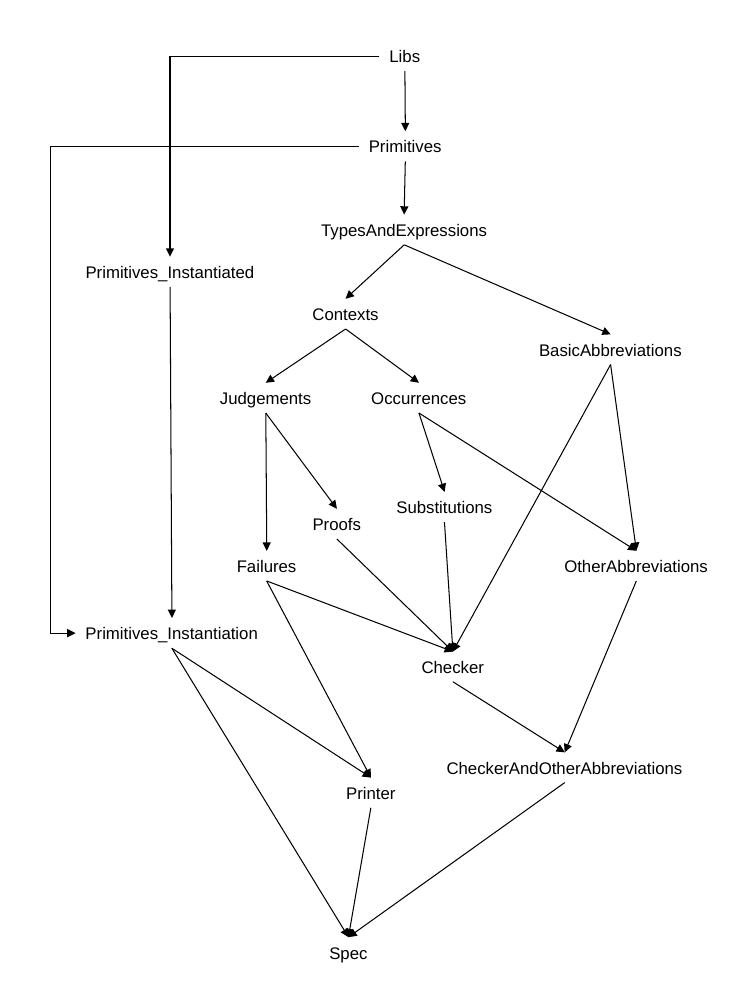
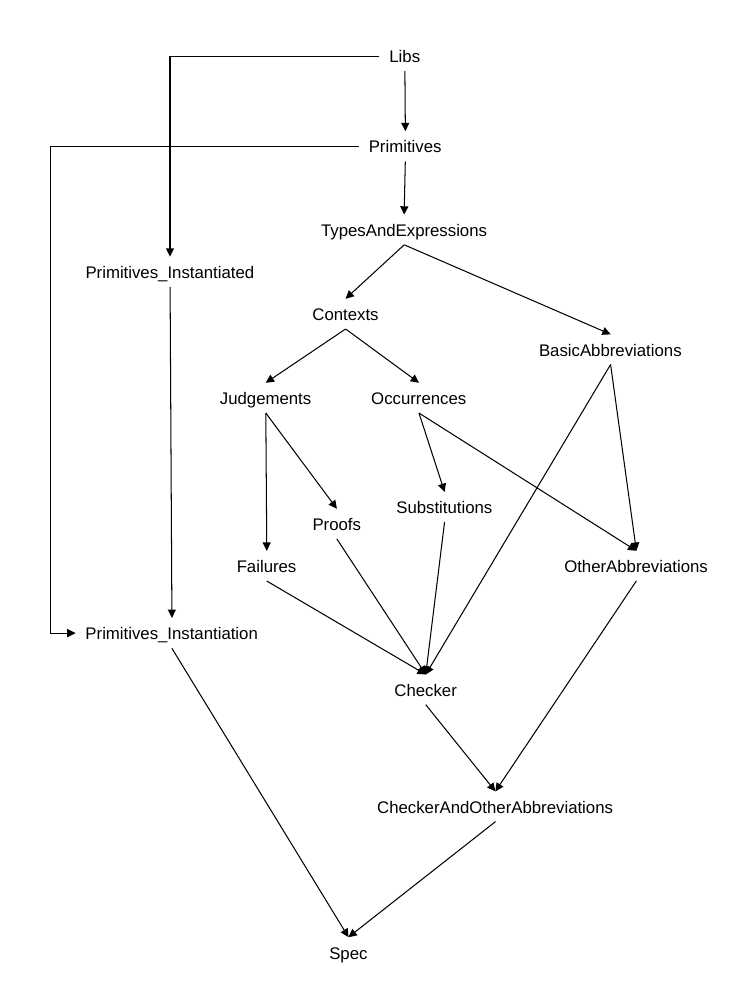
Before and after one commit to KestrelInstitute/Specware, a slide deck: slide 1 of Provers/ProofChecker/dependencies.ppt. Drawn at 756x1008 pixels with LibreOffice and Linux fonts; fonts in the diff are those of the drawing. Boxes give left, top, right and bottom in pixels: in the first picture for what was removed or moved away, otherwise in the second. Text is boxed around its words. In the diff, an @@ line names an element or a change of style, - is before the commit and + after.

Commit message:
removed printer (which is now under proof debugger)

```diff
--- a/Provers/ProofChecker/dependencies.ppt
+++ b/Provers/ProofChecker/dependencies.ppt
@@ arrow moved from (611, 365) - (453, 651) to (611, 365) - (425, 674) @@
@@ arrow moved from (337, 539) - (453, 651) to (337, 539) - (425, 674) @@
@@ arrow moved from (445, 522) - (453, 651) to (445, 522) - (425, 674) @@
@@ arrow moved from (267, 581) - (453, 651) to (267, 581) - (425, 674) @@
@@ arrow removed from (267, 581) to (371, 777) @@
@@ arrow moved from (636, 581) - (564, 752) to (636, 581) - (495, 791) @@
@@ arrow removed from (171, 648) to (371, 777) @@
@@ text "Checker": place and size @@
-text "Checker" at bbox=[422, 661, 484, 673]
+text "Checker" at bbox=[394, 684, 456, 696]
@@ arrow moved from (453, 681) - (564, 752) to (425, 705) - (496, 791) @@
@@ text removed at bbox=[346, 787, 395, 799] @@
-Printer
@@ arrow removed from (371, 807) to (349, 937) @@
@@ text "CheckerAndOtherAbbreviations": place and size @@
-text "CheckerAndOtherAbbreviations" at bbox=[447, 762, 683, 774]
+text "CheckerAndOtherAbbreviations" at bbox=[377, 801, 613, 813]
@@ arrow moved from (564, 782) - (349, 937) to (496, 822) - (349, 937) @@
```
Also in this commit, not shown: 1 other slide changed, 4 other files.
